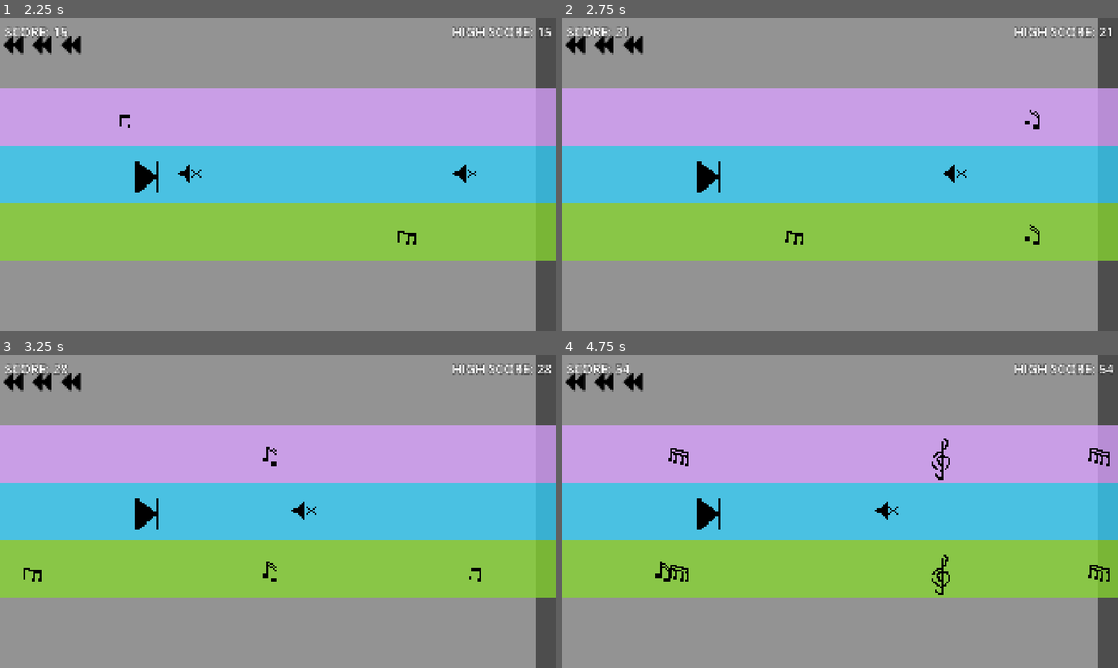
Above: before the commit, frames 1-4 (two rows, left to right).
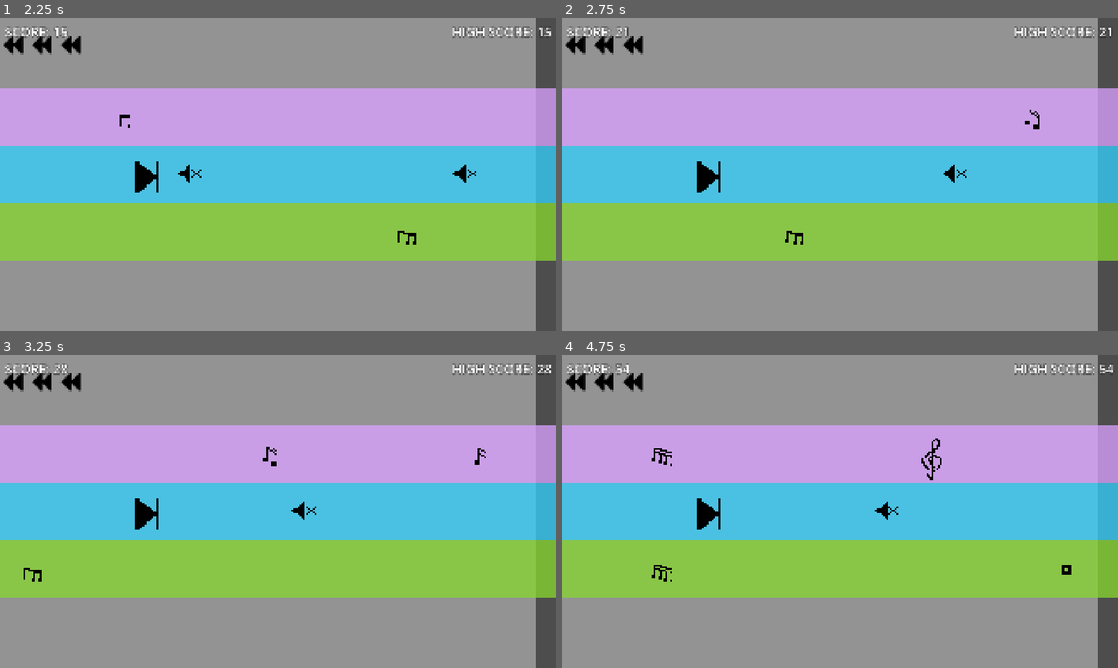
Above: after the commit, the same moments.

Repository: chorwat2137/haven-2026
Game: Godot game, scene res://scenes/main.tscn
The game is run twice, just before and just after one commit, with the same random seed, the same clock (stepped at 60 frames per second) and the same inputs.
Inputs:
- Up to frame 1 (2.25 s): tap Enter (ui_accept) at 0.5, 0.77, 1.52 s; hold Right (ui_right) 0.53-2.03 s; tap Space (shoot) at 0.6, 1.35, 2.1 s; hold Left (ui_left) from 2.03 s (still down)
- Up to frame 2 (2.75 s): keep holding Left (ui_left)
- Up to frame 3 (3.25 s): release Left (ui_left) at 2.78 s; hold Right (ui_right) from 2.78 s (still down); tap Space (shoot) at 2.85 s; tap Enter (ui_accept) at 3.02 s
- Up to frame 4 (4.75 s): tap Space (shoot) at 3.6, 4.35 s; tap Enter (ui_accept) at 3.77, 4.52 s; release Right (ui_right) at 4.28 s; hold Left (ui_left) from 4.28 s (still down)

Frame 1 is identical in both runs. In frame 2, less than 0.1% of the frame differs, in the area x 83-86%, y 66-73%; in frame 3, 0.1%; in frame 4, 0.9%, in the area x 16-99%, y 26-77%.

Commit message:
Automatic sync

Diff:
--- a/scripts/main.gd
+++ b/scripts/main.gd
@@ -96,8 +96,9 @@
 	if obstacles.is_empty() or last_obs == null or last_obs.position.x < score + min_distance:
 
 		var obs_type = obstacle_types[randi() % obstacle_types.size()]
-
-		var max_obs = 2
+		var max_obs = 1
+		if randi_range(0,1):
+			max_obs = 2
 		var obs_count = randi_range(1, max_obs)
 
 		var available_lanes = [0, 1, 2]
